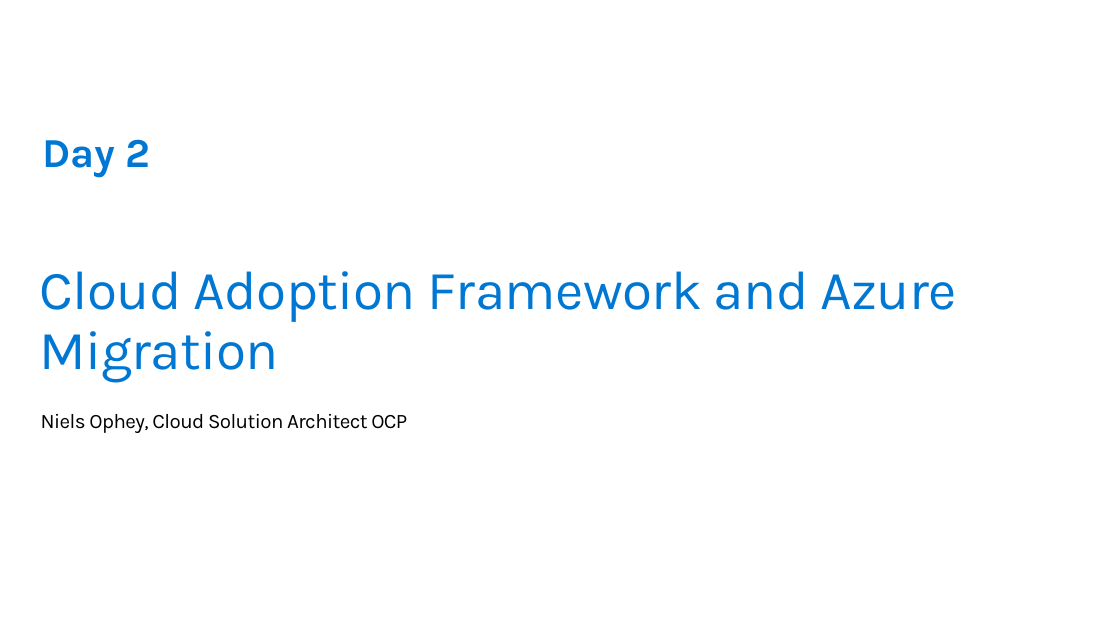
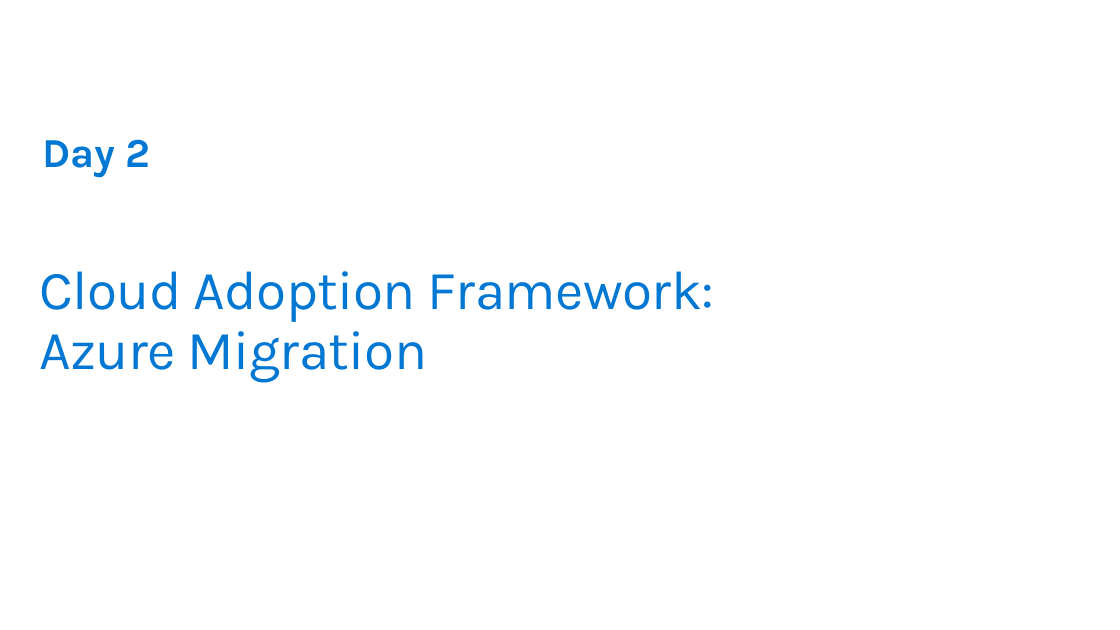
Before and after one commit to jonathan-vella/CAF-Expert-Learning-Path, a slide deck: slide 15 of 03-CAF Migrate - LoB Migration/sources/WalkingDeck-CAF-Migrate.pptx. Drawn at 1120x630 pixels with LibreOffice and Linux fonts; fonts in the diff are those of the drawing; background and template pictures are left out. Boxes give left, top, right and bottom in pixels: in the first picture for what was removed or moved away, otherwise in the second. Text is boxed around its words. In the diff, an @@ line names an element or a change of style, - is before the commit and + after.

```diff
--- a/03-CAF Migrate - LoB Migration/sources/WalkingDeck-CAF-Migrate.pptx
+++ b/03-CAF Migrate - LoB Migration/sources/WalkingDeck-CAF-Migrate.pptx
@@ title at (39,271,714,382): text changed @@
-Cloud Adoption Framework and Azure Migration
+Cloud Adoption Framework:
+Azure Migration
@@ text removed at (41,414,407,433) @@
-Niels Ophey, Cloud Solution Architect OCP
```
Also in this commit, not shown: 5 other slides changed, 2 other files.
